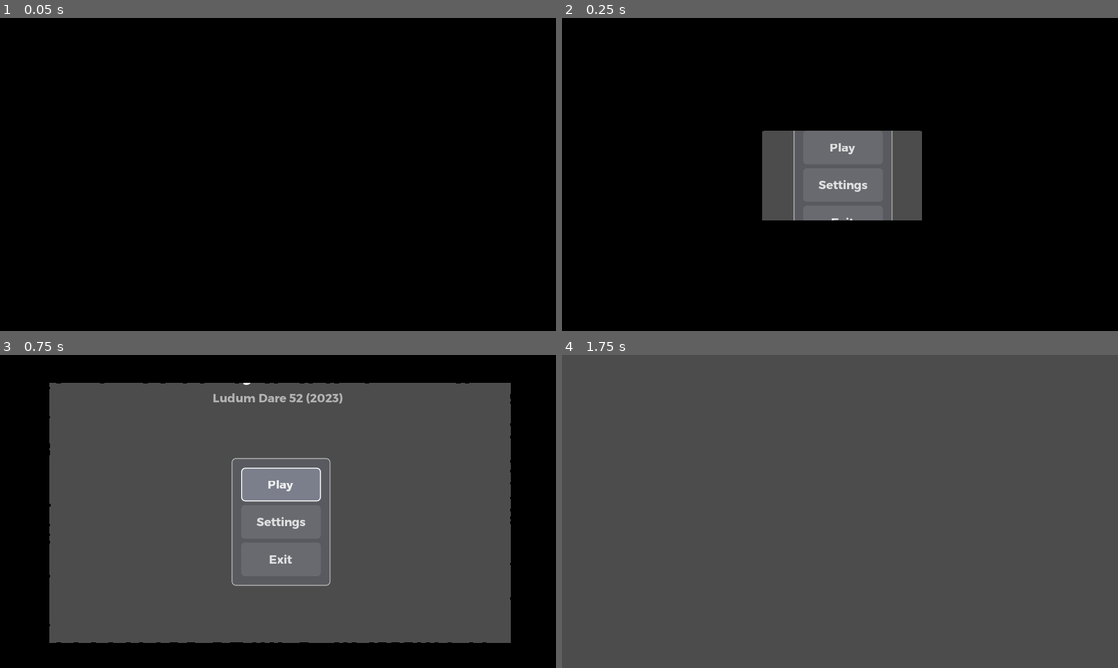
Above: before the commit, frames 1-4 (two rows, left to right).
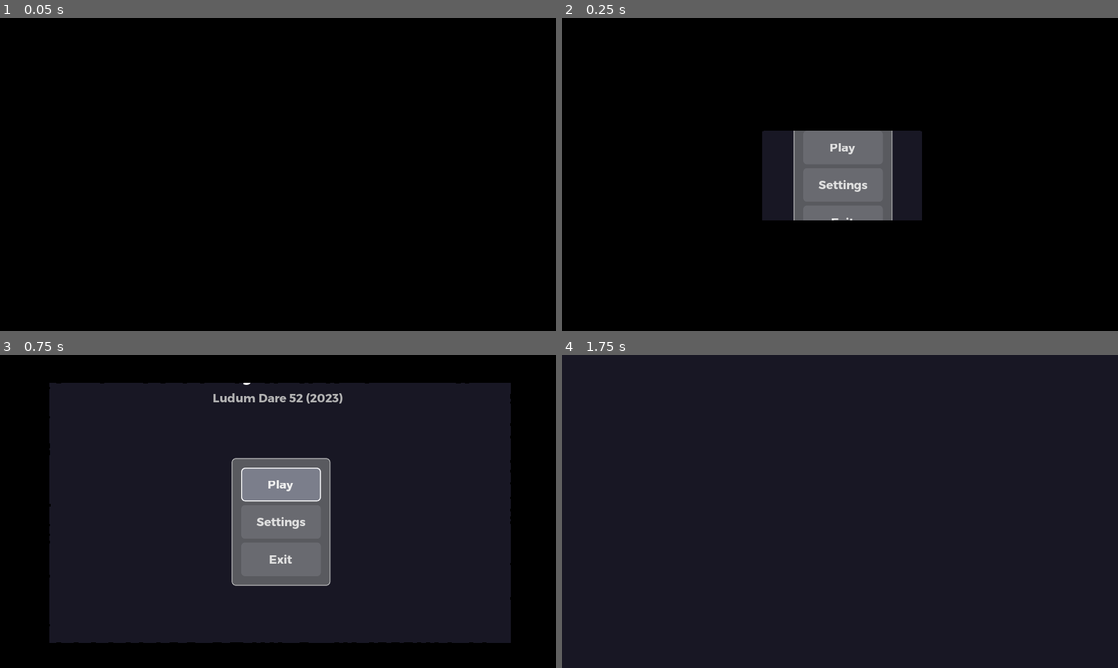
Above: after the commit, the same moments.

Repository: pbytestudios/Godot-3-Jam-Template
Game: Godot game, scene res://scenes/screens/Title.tscn
Same seed, same stepped clock (60 frames per second), same inputs: the game is played once before the commit and once after it.
Inputs (mouse positions are in pixels of both pictures, inside the frame that each line leads up to):
- Up to frame 1 (0.05 s): no input
- Up to frame 2 (0.25 s): no input
- Up to frame 3 (0.75 s): click "Play" at 0.5 s
- Up to frame 4 (1.75 s): tap Enter at 1.25 s; move the mouse to (962, 495) at 1.27 s

Frame 1 is identical in both runs. In frame 2, 3.2% of the frame differs, in the area x 36-65%, y 36-65%; in frame 3, 61%; in frame 4, 100%, in the area x 0-100%, y 0-100%.

Commit message:
More changes/fixes

Diff:
--- a/project/project.godot
+++ b/project/project.godot
@@ -58,11 +58,6 @@
 "class": "ObservableInt",
 "language": "GDScript",
 "path": "res://scripts/components/observables/ObservableInt.gd"
-}, {
-"base": "Camera2D",
-"class": "PixelCam2D",
-"language": "GDScript",
-"path": "res://addons/pixelbyte/node_lib/PixelCam2D.gd"
 }, {
 "base": "Node2D",
 "class": "Putil",
@@ -115,7 +110,6 @@
 "Observable": "",
 "ObservableFloat": "",
 "ObservableInt": "",
-"PixelCam2D": "",
 "Putil": "",
 "SettingsData": "",
 "SettingsPanel": "",
@@ -218,4 +212,5 @@
 quality/driver/driver_name="GLES2"
 vram_compression/import_etc=true
 vram_compression/import_etc2=false
+environment/default_clear_color=Color( 0.0941176, 0.0901961, 0.141176, 1 )
 environment/default_environment="res://default_env.tres"
Not shown, changed: project/addons/firebelly/center_pivot_offset/plugin.cfg
Not shown, removed: project/addons/pixelbyte/node_lib/PixelCam2D.gd
Not shown, removed: project/addons/pixelbyte/node_lib/PixelCam2D.tscn
Not shown, changed: project/addons/pixelbyte/plugin.gd
